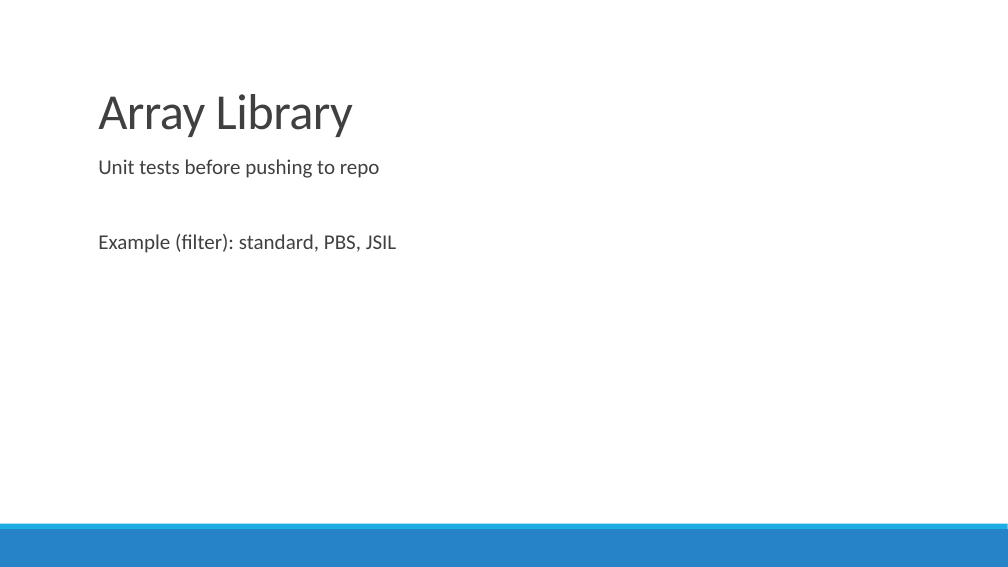
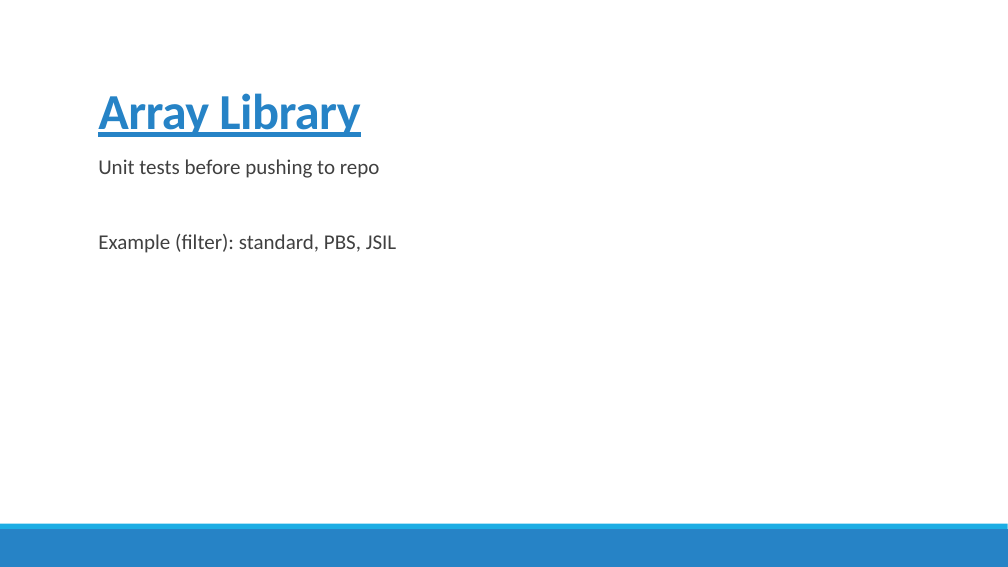
Before and after one commit to amqzhu/JSIL_report, a slide deck: slide 10 of presentation.pptx. Drawn at 1008x567 pixels with LibreOffice and Linux fonts; fonts in the diff are those of the drawing. Boxes give left, top, right and bottom in pixels: in the first picture for what was removed or moved away, otherwise in the second. Text is boxed around its words. In the diff, an @@ line names an element or a change of style, - is before the commit and + after.

```diff
--- a/presentation.pptx
+++ b/presentation.pptx
@@ title "Array Library" at box(98, 93, 360, 137): text colour #404040 to #2683C6, bold on, underline on @@
```
Also in this commit, not shown: 7 other slides changed, 1 slide added, 1 slide removed.
